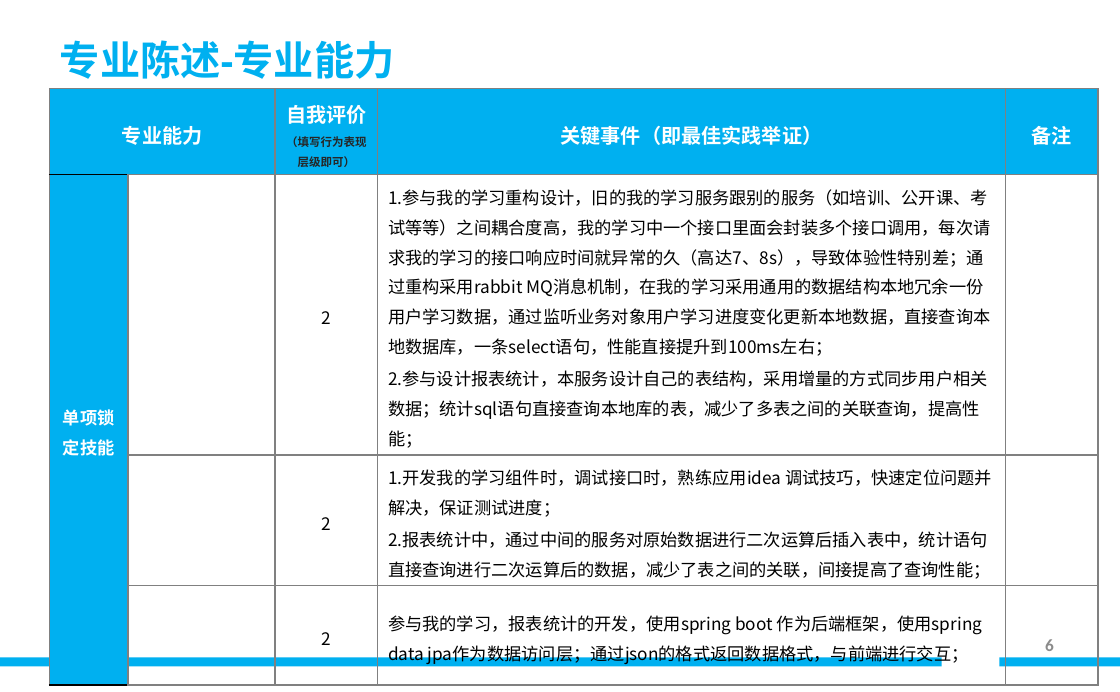
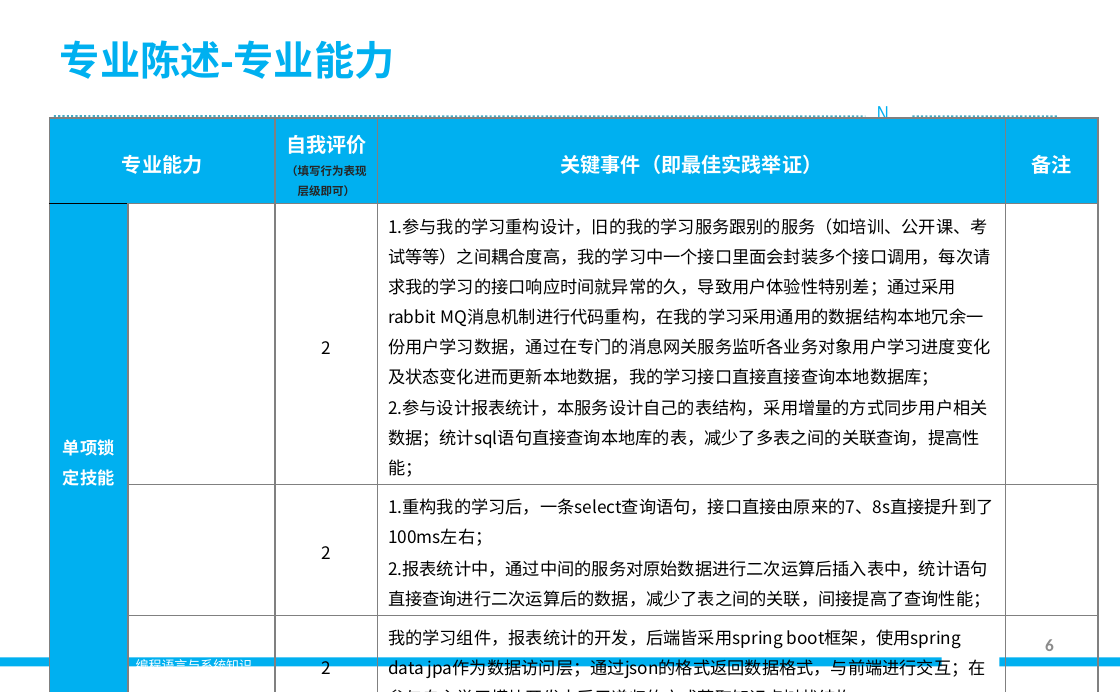
Before and after one commit to fzdxyhr/project_for_word, a slide deck: slide 6 of 工程院五部-P4晋升评审材料-严火荣291814-101教育平台/员工晋升陈述材料.pptx. Drawn at 1120x692 pixels with LibreOffice and Linux fonts; fonts in the diff are those of the drawing; background and template pictures are left out. Boxes give left, top, right and bottom in pixels: in the first picture for what was removed or moved away, otherwise in the second. Text is boxed around its words. In the diff, an @@ line names an element or a change of style, - is before the commit and + after.

Commit message:
修改ppt

```diff
--- a/工程院五部-P4晋升评审材料-严火荣291814-101教育平台/员工晋升陈述材料.pptx
+++ b/工程院五部-P4晋升评审材料-严火荣291814-101教育平台/员工晋升陈述材料.pptx
@@ table at (x1=50, y1=118, x2=1098, y2=684) @@
-row 2, column 4: 1.参与我的学习重构设计，旧的我的学习服务跟别的服务（如培训、公开课、考试等等）之间耦合度高，我的学习中一个接口里面会封装多个接口调用，每次请求我的学习的接口响应时间就异常的久（高达7、8s），导致体验性特别差；通过重构采用rabbit MQ消息机制，在我的学习采用通用的数据结构本地冗余一份用户学习数据，通过监听业务对象用户学习进度变化更新本地数据，直接查询本地数据库，一条select语句，性能直接提升到100ms左右； / 2.参与设计报表统计，本服务设计自己的表结构，采用增量的方式同步用户相关数据；统计sql语句直接查询本地库的表，减少了多表之间的关联查询，提高性能；
+row 2, column 4: 1.参与我的学习重构设计，旧的我的学习服务跟别的服务（如培训、公开课、考试等等）之间耦合度高，我的学习中一个接口里面会封装多个接口调用，每次请求我的学习的接口响应时间就异常的久，导致用户体验性特别差；通过采用rabbit MQ消息机制进行代码重构，在我的学习采用通用的数据结构本地冗余一份用户学习数据，通过在专门的消息网关服务监听各业务对象用户学习进度变化及状态变化进而更新本地数据，我的学习接口直接直接查询本地数据库； / 2.参与设计报表统计，本服务设计自己的表结构，采用增量的方式同步用户相关数据；统计sql语句直接查询本地库的表，减少了多表之间的关联查询，提高性能；
-row 3, column 4: 1.开发我的学习组件时，调试接口时，熟练应用idea 调试技巧，快速定位问题并解决，保证测试进度； / 2.报表统计中，通过中间的服务对原始数据进行二次运算后插入表中，统计语句直接查询进行二次运算后的数据，减少了表之间的关联，间接提高了查询性能；
+row 3, column 4: 1.重构我的学习后，一条select查询语句，接口直接由原来的7、8s直接提升到了100ms左右； / 2.报表统计中，通过中间的服务对原始数据进行二次运算后插入表中，统计语句直接查询进行二次运算后的数据，减少了表之间的关联，间接提高了查询性能；
-row 4, column 4: 参与我的学习，报表统计的开发，使用spring boot 作为后端框架，使用spring data jpa作为数据访问层；通过json的格式返回数据格式，与前端进行交互；
+row 4, column 4: 我的学习组件，报表统计的开发，后端皆采用spring boot框架，使用spring data jpa作为数据访问层；通过json的格式返回数据格式，与前端进行交互；在参与自主学习模块开发中采用递归的方式获取知识点树状结构；
@@ table resized from (x1=50, y1=89, x2=1098, y2=669) to (x1=50, y1=118, x2=1098, y2=684) @@
```
